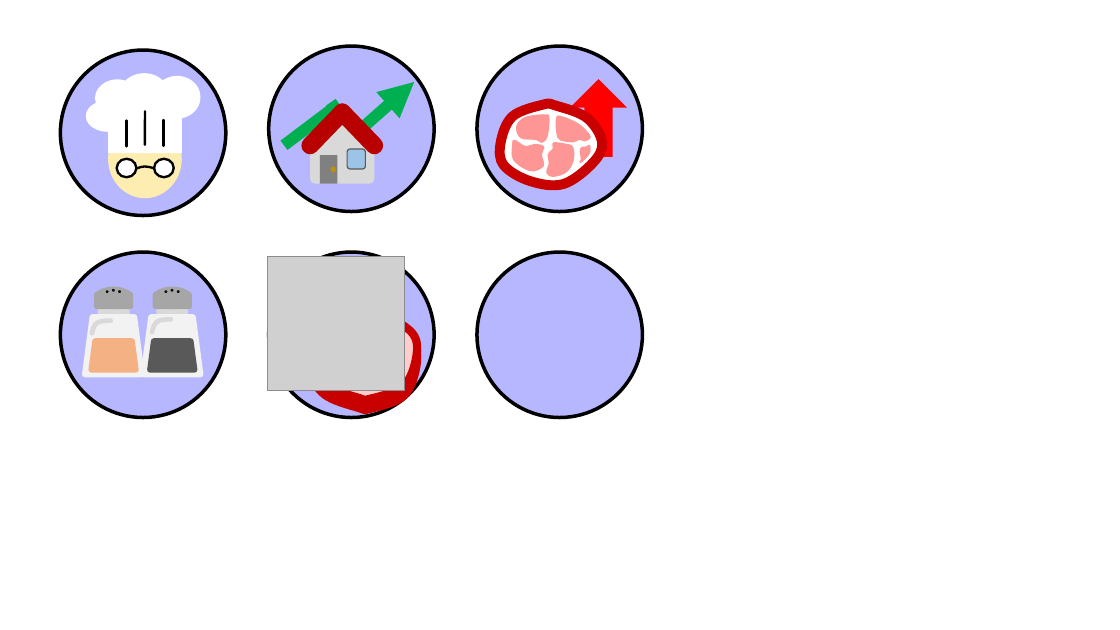
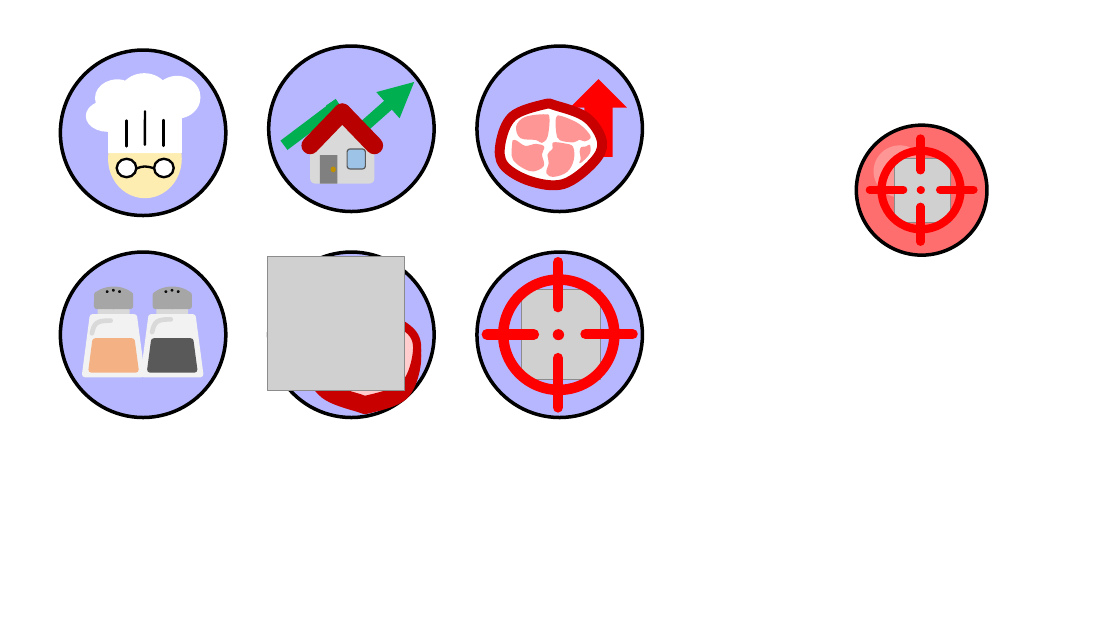
Before and after one commit to SNUGDC/CatDefense, a slide deck: slide 6 of UI Design.pptx. Drawn at 1120x630 pixels with LibreOffice and Linux fonts; fonts in the diff are those of the drawing; grey boxes stand for pictures. Boxes give left, top, right and bottom in pixels: in the first picture for what was removed or moved away, otherwise in the second. Text is boxed around its words. In the diff, an @@ line names an element or a change of style, - is before the commit and + after.

```diff
--- a/UI Design.pptx
+++ b/UI Design.pptx
@@ group added at bbox=[856, 125, 987, 255]: 4 ellipses, 4 lines, 1 picture @@
@@ group added at bbox=[487, 262, 633, 408]: 4 lines, 2 ellipses, 1 picture @@
```
Also in this commit, not shown: 1 other slide changed, 9 other files.
